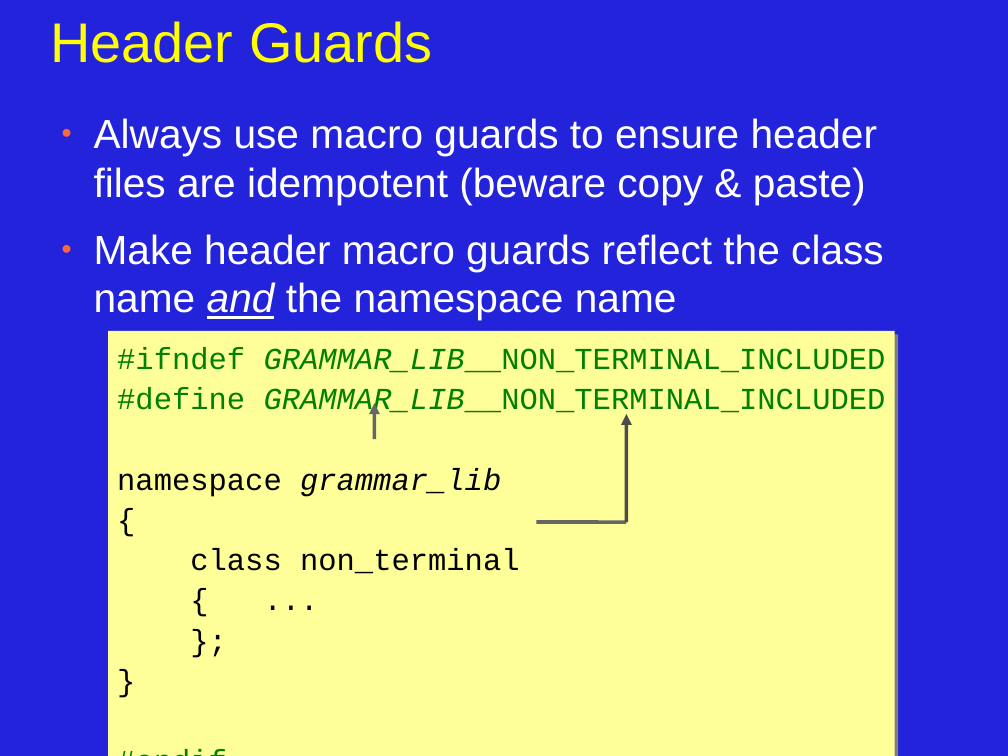
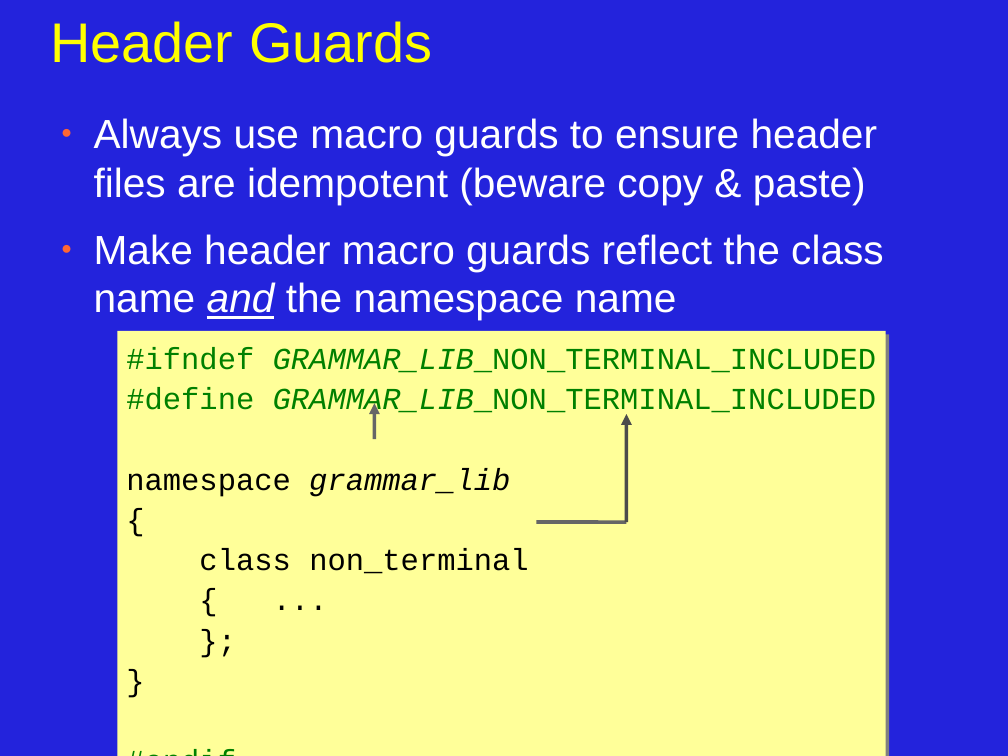
Before and after one commit to JonJagger/two-day-courses, a slide deck: slide 4 of cppf/06_Program_Organization_and_Dependency_Management.odp (slide 5 before the commit). Drawn at 1008x756 pixels with LibreOffice and Linux fonts; fonts in the diff are those of the drawing. Boxes give left, top, right and bottom in pixels: in the first picture for what was removed or moved away, otherwise in the second. Text is boxed around its words. In the diff, an @@ line names an element or a change of style, - is before the commit and + after.

```diff
--- a/cppf/06_Program_Organization_and_Dependency_Management.odp
+++ b/cppf/06_Program_Organization_and_Dependency_Management.odp
@@ rectangle "#ifndef GRAMMAR_LIB_NON_TERMINAL_INCLUDED": place and size @@
-rectangle "#ifndef GRAMMAR_LIB_NON_TERMINAL_INCLUDED" at bbox=[108, 331, 895, 756]
+rectangle "#ifndef GRAMMAR_LIB_NON_TERMINAL_INCLUDED" at bbox=[117, 331, 885, 756]
@@ text in rectangle at bbox=[130, 348, 877, 418]: text changed @@
-#ifndef GRAMMAR_LIB__NON_TERMINAL_INCLUDED
-#define GRAMMAR_LIB__NON_TERMINAL_INCLUDED
+#ifndef GRAMMAR_LIB_NON_TERMINAL_INCLUDED
+#define GRAMMAR_LIB_NON_TERMINAL_INCLUDED
```
Also in this commit, not shown: 12 other slides changed, 1 slide added, 3 slides removed, 8 other files.
